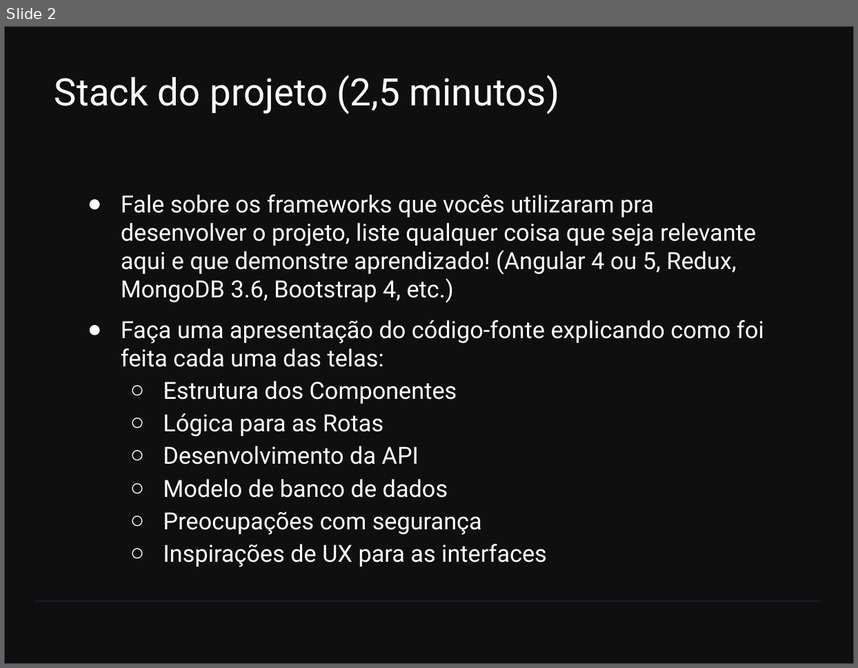
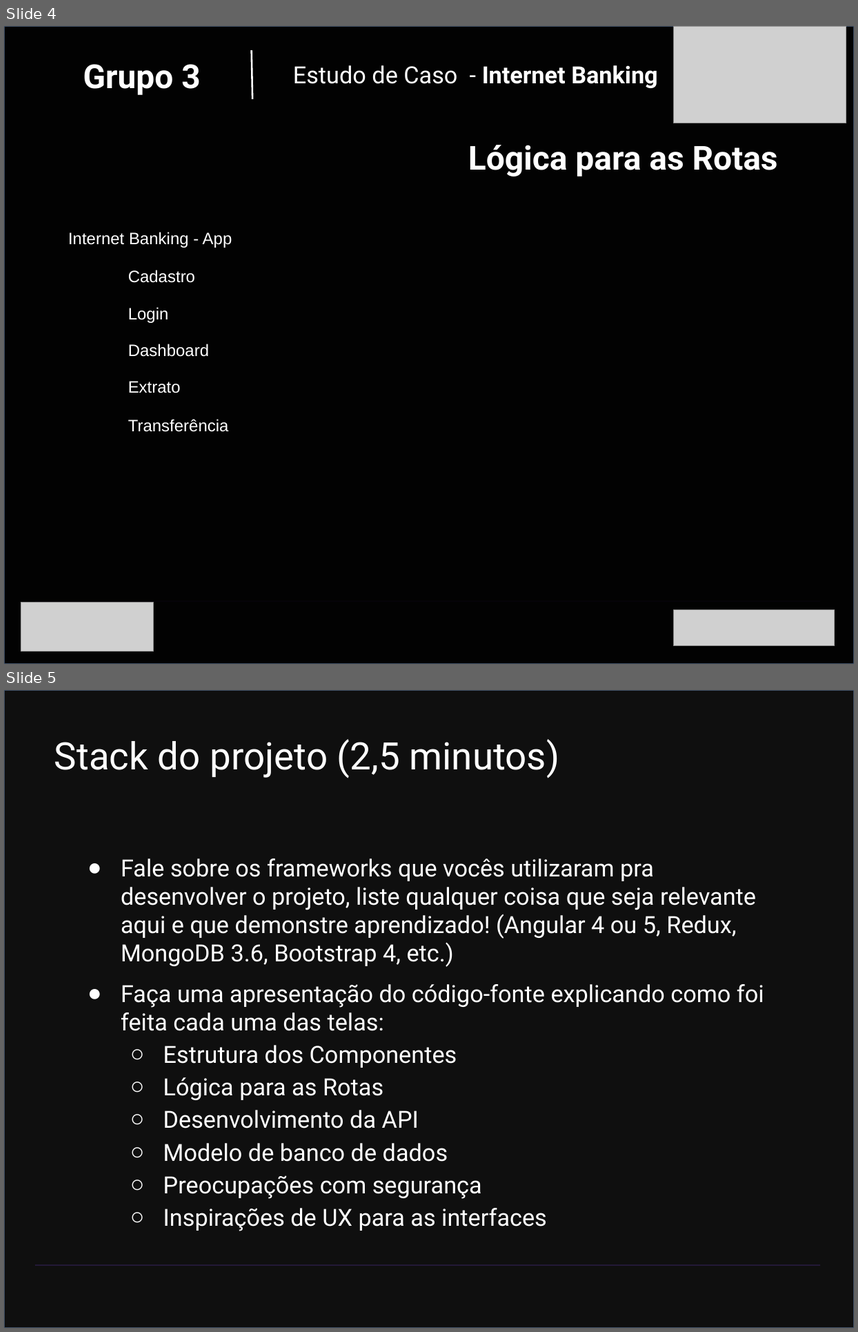
Before and after one commit to felipenasr/internet-banking-client, a slide deck: _assets/Estudo de Caso - Modelo Apresentação Pitch.pptx. Shown one above the other, each under a label of ours: slide 2 before the commit, slides 4 and 5 after it. The pictures are 858x668 and 858x1332 pixels, drawn with LibreOffice and Linux fonts; fonts in the diff are those of the drawing; grey boxes stand for pictures; background and template pictures are left out; a plain dark background stands for a picture behind light text. Boxes give left, top, right and bottom in pixels: in the first picture for what was removed or moved away, otherwise in the second. Text is boxed around its words. In the diff, an @@ line names an element or a change of style, - is before the commit and + after.

Commit message:
Atualização da Apresentação e Ajuste de Layout do component Transfer
Ajuste do layout dos slides para apresentação
Ajuste de itens do component Transfer (adição de botão avançar, adição de hr entre inputs e ajustes de inputs e label)

```diff
--- a/_assets/Estudo de Caso - Modelo Apresentação Pitch.pptx
+++ b/_assets/Estudo de Caso - Modelo Apresentação Pitch.pptx
@@ slide 4 added at <box>4,26,854,664</box>, background picture (left out); not listed: 2 template elements that a slide beside it also shows @@
@@ rectangle added at <box>4,26,854,664</box>, fill #000000 at 85% opacity, outline #44546A 0.75 pt @@
@@ picture added at <box>674,26,846,123</box> @@
@@ text added at <box>83,64,200,95</box>, 28 pt, text #FFFFFF, bold @@
+  Grupo 3
@@ line added from (252, 51) to (252, 99), #FFFFFF 1.5 pt @@
@@ text added at <box>293,65,658,88</box>, 20 pt, text #FFFFFF, bold @@
+  Estudo de Caso - Internet Banking
@@ text added at <box>468,145,778,176</box>, 28 pt, text #FFFFFF, bold @@
+  Lógica para as Rotas
@@ text added at <box>68,232,232,247</box>, 14 pt, text #FFFFFF @@
+Internet Banking - App
@@ text added at <box>128,270,195,283</box>, 14 pt, text #FFFFFF @@
+Cadastro
@@ text added at <box>128,307,169,323</box>, 14 pt, text #FFFFFF @@
+Login
@@ text added at <box>128,343,209,357</box>, 14 pt, text #FFFFFF @@
+Dashboard
@@ text added at <box>128,381,181,393</box>, 14 pt, text #FFFFFF @@
+Extrato
@@ text added at <box>128,419,229,432</box>, 14 pt, text #FFFFFF @@
+Transferência
@@ picture added at <box>21,602,154,651</box> @@
@@ picture added at <box>674,610,835,646</box> @@
@@ what was slide 2 is now slide 5 @@
```
Also in this commit, not shown: 1 slide changed, 2 other slides added, 1 other file.
